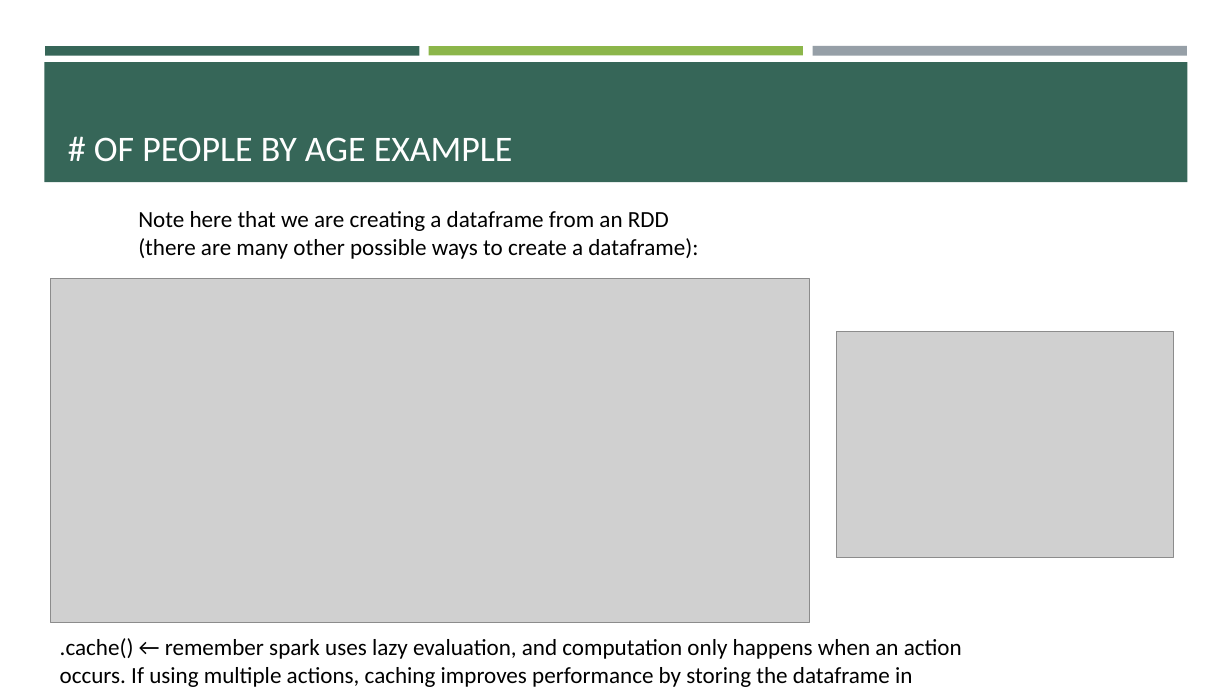
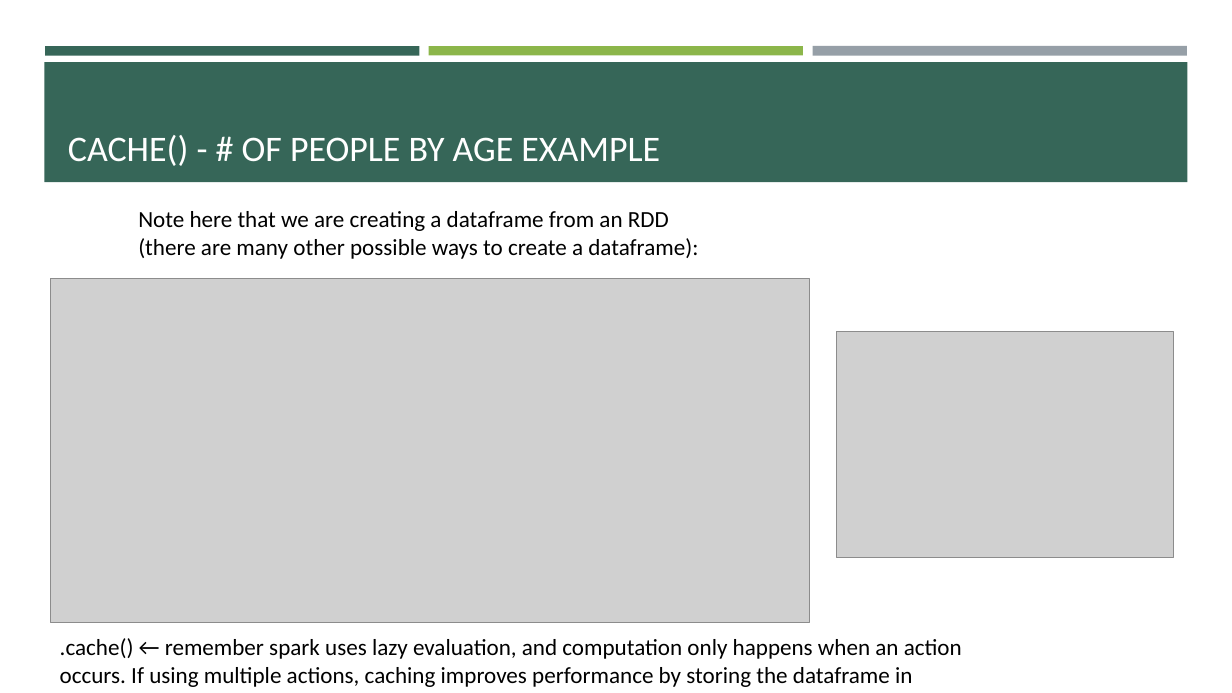
Before and after one commit to e-m-wilson/data_engineering, a slide deck: slide 63 of spark/Spark.pptx. Drawn at 1232x693 pixels with LibreOffice and Linux fonts; fonts in the diff are those of the drawing; grey boxes stand for pictures. Boxes give left, top, right and bottom in pixels: in the first picture for what was removed or moved away, otherwise in the second. Text is boxed around its words. In the diff, an @@ line names an element or a change of style, - is before the commit and + after.

```diff
--- a/spark/Spark.pptx
+++ b/spark/Spark.pptx
@@ title at bbox=[68, 135, 660, 166]: text changed @@
-# OF PEOPLE BY AGE EXAMPLE
+CACHE() - # OF PEOPLE BY AGE EXAMPLE
```
Also in this commit, not shown: 2 other slides changed, 2 slides added, 1 slide removed, 1 other file.
